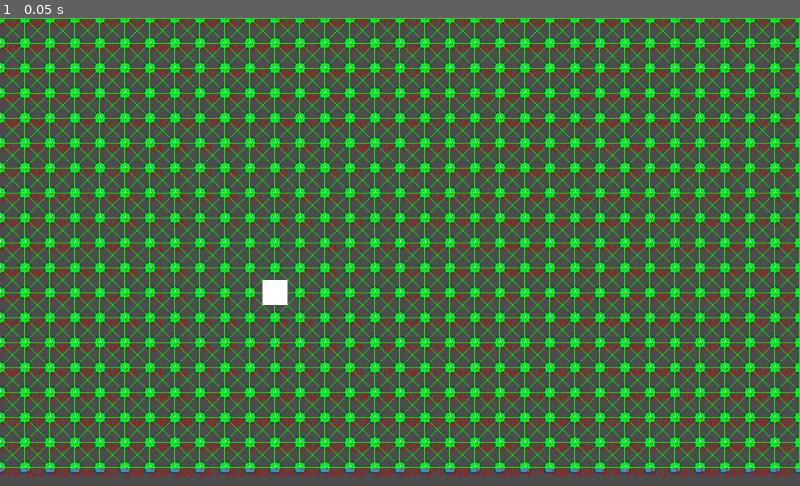
Above: before the commit, frame 1.
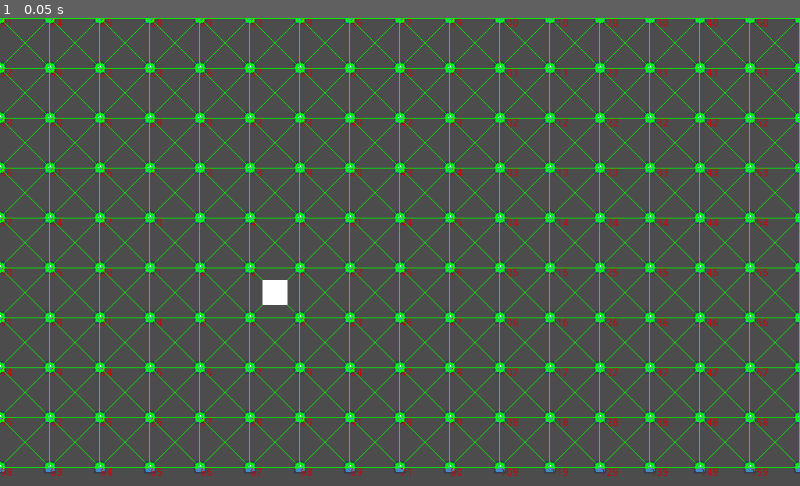
Above: after the commit, the same moment.

Repository: Nabiz/ZombieGameAI
Game: Godot game, scene res://Main.tscn
The game is run twice, just before and just after one commit, with the same random seed, the same clock (stepped at 60 frames per second) and the same inputs. The engine's default icon, where the game draws it, is replaced by a stand-in: a white triangle on a blue panel in a dark square.
Inputs:
- Up to frame 1 (0.05 s): no input

The runs differ from the first frame. In frame 1, 27% of the frame differs, in the area x 0-100%, y 0-98%.

Commit message:
implemented dijkstra pathfinding

Diff:
--- /dev/null
+++ b/BotShooter/Graph/Astar.gd
@@ -0,0 +1,41 @@
+extends Node
+
+class_name MyAstar
+
+var graph
+#var id_source = 0
+#var id_target = 64
+
+func search(id_source, id_target):
+	graph = Utils.graph
+	var distance = {}
+	var previous = {}
+	var queue = [id_source]
+	for v in graph.vertices:
+		distance[v.id] = 9999
+		previous[v.id] = null
+		if v.id != id_source:
+			queue.append(v.id)
+	distance[id_source] = 0
+
+	while not queue.empty():
+		var u_id = get_id_of_smallest_dist_in_queue(queue, distance)
+		queue.erase(u_id)
+		for v_id in graph.get_vertex(u_id).get_neighbors():
+			var alt = distance[u_id] + graph.get_edge(u_id, v_id).cost
+			if alt < distance[v_id]:
+				distance[v_id] = alt
+				previous[v_id] = u_id
+		if previous[id_target] != null:
+			break
+	return previous
+
+func get_id_of_smallest_dist_in_queue(queue, distance):
+	var min_dist = 9999
+	var min_id = null
+	for id in queue:
+		var dist = distance[id]
+		if dist < min_dist:
+			min_dist = dist
+			min_id = id
+	return min_id
--- a/BotShooter/Graph/Graph.gd
+++ b/BotShooter/Graph/Graph.gd
@@ -1,19 +1,19 @@
 extends Node2D
 
-var vertecies = []
+var vertices = []
 var edges = []
 var n = 1
 
 var edge_scene = load("res://Graph/Edge.tscn")
 
 func _ready():
-	vertecies.append($Vertex)
+	vertices.append($Vertex)
 	create_graph()
 
 	yield(get_tree(), "idle_frame")
 	var verticles_to_erase = []
 	var edges_to_erase = []
-	for v in vertecies:
+	for v in vertices:
 		if v.get_overlapping_bodies():
 			verticles_to_erase.append(v)
 			v.queue_free()
@@ -22,16 +22,20 @@
 					edges_to_erase.append(edge)
 					edge.queue_free()
 
-	for verticle in verticles_to_erase:
-		vertecies.erase(verticle)
+	for vertex in verticles_to_erase:
+		vertices.erase(vertex)
 	for edge in edges_to_erase:
 		edges.erase(edge)
 
-
 func get_vertex(id):
-	for vertex in vertecies:
+	for vertex in vertices:
 		if vertex.id == id:
 			return vertex
+
+func get_edge(id_from, id_to):
+	for edge in edges:
+		if id_from == edge.id_from and id_to == edge.id_to:
+			return edge
 
 func add_vertex(vertex):
 	vertex.id = n
@@ -40,7 +44,7 @@
 		vertex.queue_free()
 		return
 	n += 1
-	vertecies.append(vertex)
+	vertices.append(vertex)
 
 func add_edge(from, to):
 	var edge = edge_scene.instance()
--- a/BotShooter/Graph/Vertex.gd
+++ b/BotShooter/Graph/Vertex.gd
@@ -3,7 +3,6 @@
 var id = 0
 var vertex_scene = load("res://Graph/Vertex.tscn")
 var graph
-
 
 func _ready():
 	graph = get_parent()
@@ -14,7 +13,7 @@
 	for i in range(-1, 2):
 		for j in range(-1, 2):
 			if not (i == 0 and j == 0):
-				var neighbor = create_neighbor(position+Vector2(i*32,j*32))
+				var neighbor = create_neighbor(position+Vector2(i*64,j*64))
 				if neighbor:
 					neighbors.append(neighbor)
 					graph.add_edge(id, neighbor.id)
@@ -23,7 +22,7 @@
 func create_neighbor(new_vertex_position):
 	if new_vertex_position.x < 0 or new_vertex_position.x > 1024 or new_vertex_position.y < 0 or new_vertex_position.y > 600:
 		return
-	for vertex in graph.vertecies:
+	for vertex in graph.vertices:
 		if vertex.position == new_vertex_position:
 			graph.add_edge(id, vertex.id)
 			return
@@ -31,3 +30,10 @@
 	new_vertex.position = new_vertex_position
 	graph.add_vertex(new_vertex)
 	return new_vertex
+
+func get_neighbors():
+	var neighbors = []
+	for edge in graph.edges:
+		if edge.id_from == id:
+			neighbors.append(edge.id_to)
+	return neighbors
--- a/BotShooter/Graph/Vertex.tscn
+++ b/BotShooter/Graph/Vertex.tscn
@@ -24,5 +24,3 @@
 [node name="CollisionShape2D" type="CollisionShape2D" parent="."]
 visible = false
 shape = SubResource( 1 )
-
-[connection signal="body_entered" from="." to="." method="_on_Vertex_body_entered"]
--- /dev/null
+++ b/BotShooter/Main.gd
@@ -0,0 +1,18 @@
+extends Node2D
+
+var astar
+
+func _ready():
+	astar = MyAstar.new()
+
+
+func _process(delta):
+	var x
+	var target = 65
+	if Input.is_action_just_pressed("ui_select"):
+		x = astar.search(0, 65)
+		print(x)
+		print(target)
+		while target:
+			target = x[target]
+			print(target)
--- a/BotShooter/Main.tscn
+++ b/BotShooter/Main.tscn
@@ -1,6 +1,7 @@
-[gd_scene load_steps=5 format=2]
+[gd_scene load_steps=6 format=2]
 
 [ext_resource path="res://Graph/Graph.tscn" type="PackedScene" id=1]
+[ext_resource path="res://Main.gd" type="Script" id=2]
 
 [sub_resource type="RectangleShape2D" id=1]
 extents = Vector2( 520, 10 )
@@ -12,6 +13,7 @@
 extents = Vector2( 64, 64 )
 
 [node name="Main" type="Node2D"]
+script = ExtResource( 2 )
 
 [node name="Graph" parent="." instance=ExtResource( 1 )]
 
--- a/BotShooter/project.godot
+++ b/BotShooter/project.godot
@@ -7,6 +7,16 @@
 ;   param=value ; assign values to parameters
 
 config_version=4
+
+_global_script_classes=[ {
+"base": "Node",
+"class": "MyAstar",
+"language": "GDScript",
+"path": "res://Graph/Astar.gd"
+} ]
+_global_script_class_icons={
+"MyAstar": ""
+}
 
 [application]
 
